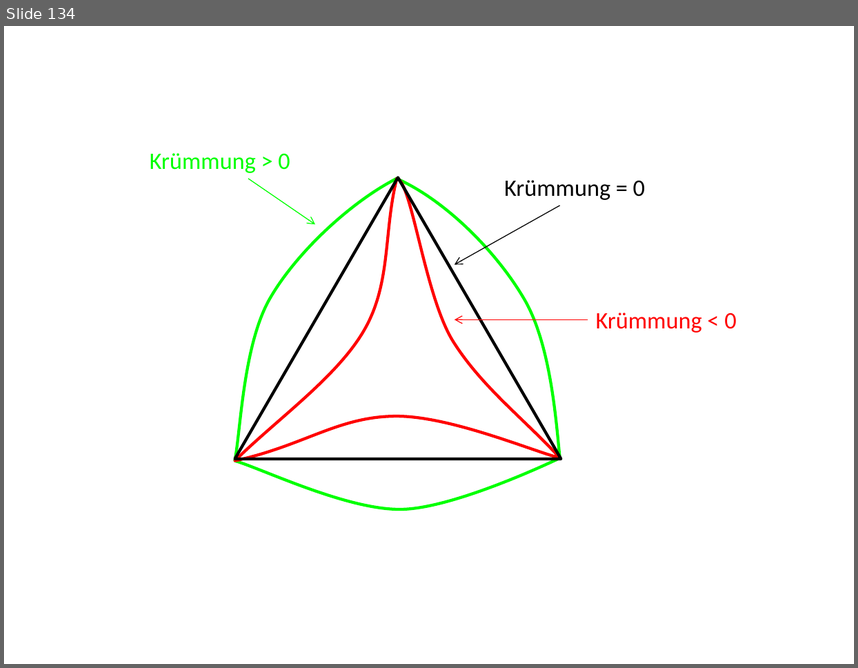
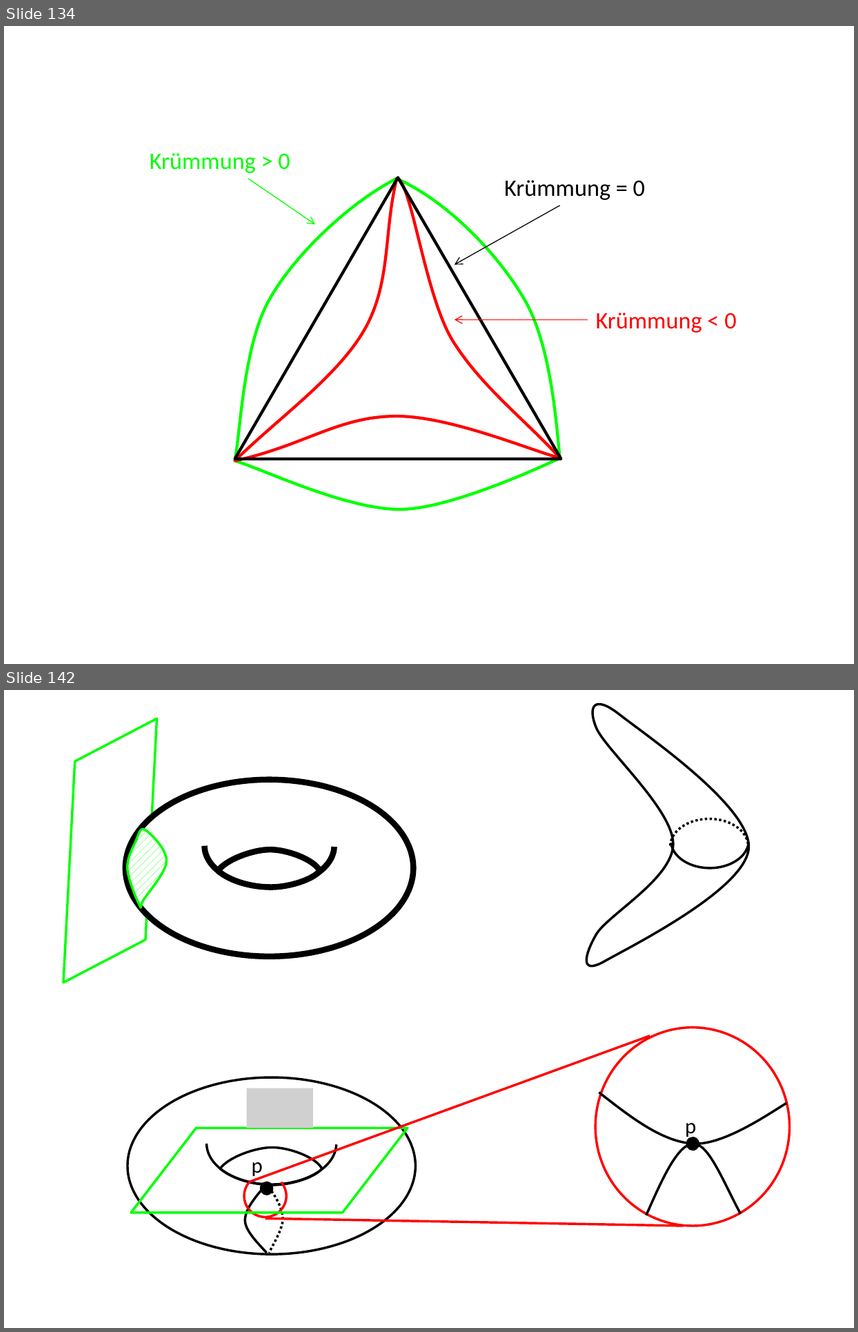
Before and after one commit to lutteropp/GeoTopo, a slide deck: images/Bilder.pptx. Shown one above the other, each under a label of ours: slide 134 before the commit, slides 134 and 142 after it; the slides between them are not shown. The pictures are 858x668 and 858x1332 pixels, drawn with LibreOffice and Linux fonts; fonts in the diff are those of the drawing; grey boxes stand for pictures. Boxes give left, top, right and bottom in pixels: in the first picture for what was removed or moved away, otherwise in the second. Text is boxed around its words. In the diff, an @@ line names an element or a change of style, - is before the commit and + after.

```diff
--- a/images/Bilder.pptx
+++ b/images/Bilder.pptx
@@ slide 142 added at (4,690,854,1328), background #FFFFFF @@
@@ freeform shape added at (586,704,749,966), outline #000000 2 pt @@
@@ parallelogram added at (4,719,245,983), outline #00FF00 2 pt @@
@@ ellipse added at (125,779,414,956), fill #FFFFFF, outline #000000 5 pt @@
@@ arc (boxed as its full ellipse) added at (205,805,335,887), fill #FFFFFF, outline #000000 5 pt @@
@@ arc (boxed as its full ellipse) added at (671,812,749,867), outline #000000 2 pt @@
@@ freeform shape added at (128,829,166,907), fill pattern #00FF00 on #FFFFFF, outline #00FF00 2 pt @@
@@ arc (boxed as its full ellipse) added at (671,818,749,874), outline #000000 2 pt dashed @@
@@ freeform shape added at (218,850,320,887), fill #FFFFFF, outline #000000 5 pt @@
@@ line added from (250, 1181) to (650, 1035), #FF0000 2 pt @@
@@ ellipse added at (595,1027,789,1225), outline #FF0000 2 pt @@
@@ ellipse added at (128,1077,415,1254), outline #000000 2 pt @@
@@ arc (boxed as its full ellipse) added at (206,1103,337,1184), outline #000000 2 pt @@
@@ picture added at (247,1088,313,1127) @@
@@ freeform shape added at (599,1092,787,1143), outline #000000 2 pt @@
@@ text added at (685,1123,696,1138), 18 pt, text #000000 @@
+p
@@ parallelogram added at (131,1127,407,1213), outline #00FF00 2 pt @@
@@ freeform shape added at (646,1143,741,1214), outline #000000 2 pt @@
@@ ellipse added at (686,1136,700,1150), fill #000000 @@
@@ freeform shape added at (220,1147,322,1185), outline #000000 2 pt @@
@@ text added at (252,1162,263,1178), 18 pt, text #000000 @@
+p
@@ arc (boxed as its full ellipse) added at (236,1166,296,1225), outline #FF0000 2 pt @@
@@ freeform shape added at (245,1184,267,1253), outline #000000 2 pt @@
@@ ellipse added at (260,1181,274,1195), fill #000000 @@
@@ freeform shape added at (265,1184,283,1253), outline #000000 2 pt dashed @@
@@ line added from (265, 1218) to (683, 1225), #FF0000 2 pt @@
```
Also in this commit, not shown: 9 other slides added, 17 other files.
